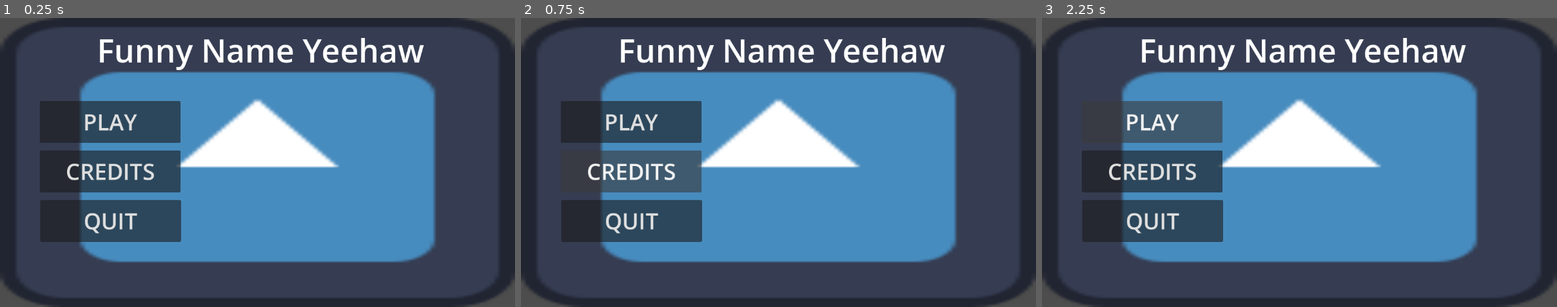
Above: before the commit, frames 1-3 (left to right).
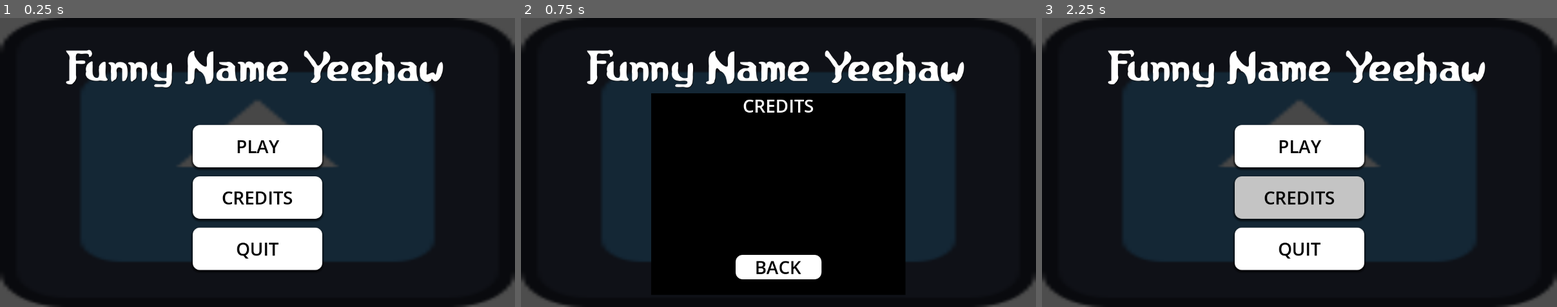
Above: after the commit, the same moments.

Repository: Quackstir/Game-Jam
Game: Godot game, scene res://Levels/Main Menu/main_menu.tscn
Two runs of this game, one before a commit and one after it. Both use one fixed random seed, a clock stepped at 60 frames per second and the inputs below. Before the commit the project starts from res://Levels/Main Menu/main menu.tscn. The engine's default icon, where the game draws it, is replaced by a stand-in: a white triangle on a blue panel in a dark square.
Inputs (mouse positions are in pixels of both pictures, inside the frame that each line leads up to):
- Up to frame 1 (0.25 s): no input
- Up to frame 2 (0.75 s): click "CREDITS" at 0.5 s
- Up to frame 3 (2.25 s): click (1299, 266) at 1.25 s, where only the run after the commit has a clickable "BACK"; click "PLAY" at 2 s

The runs differ from the first frame. In frame 1, 96% of the frame differs, in the area x 0-100%, y 0-100%; in frame 2, 98%; in frame 3, 96%.

Commit message:
Main Menu @ 80% Done
We just need to update the change scene code to Chris' level. I will make a credits png in photoshop that we can just slap into the credits menu.

Diff:
--- a/Global Game Jam 2026/GlobalGameJam2026/Levels/Main Menu/main menu.tscn
+++ /dev/null
@@ -1,85 +0,0 @@
-[gd_scene format=3 uid="uid://c4cr65i8gx575"]
-
-[ext_resource type="Script" uid="uid://leecs86224gh" path="res://Levels/Main Menu/main_menu.gd" id="1_wyw3g"]
-[ext_resource type="Texture2D" uid="uid://4q335xxs2p" path="res://icon.svg" id="2_5ridv"]
-
-[sub_resource type="Theme" id="Theme_wyw3g"]
-
-[node name="MainMenu" type="Node2D" unique_id=800898316]
-script = ExtResource("1_wyw3g")
-
-[node name="Control" type="Control" parent="." unique_id=921846705]
-layout_mode = 3
-anchors_preset = 15
-anchor_right = 1.0
-anchor_bottom = 1.0
-grow_horizontal = 2
-grow_vertical = 2
-
-[node name="TextureRect" type="TextureRect" parent="Control" unique_id=1150976948]
-layout_mode = 0
-offset_right = 1152.0
-offset_bottom = 648.0
-theme = SubResource("Theme_wyw3g")
-texture = ExtResource("2_5ridv")
-
-[node name="Play Button" type="Button" parent="Control/TextureRect" unique_id=253500274]
-layout_mode = 1
-anchors_preset = -1
-anchor_left = 0.07700001
-anchor_top = 0.287
-anchor_right = 0.351
-anchor_bottom = 0.432
-offset_left = 0.29599
-offset_top = 0.024002075
-offset_right = -0.35202026
-offset_bottom = 0.06399536
-theme_override_font_sizes/font_size = 50
-text = "PLAY"
-
-[node name="Credits Button" type="Button" parent="Control/TextureRect" unique_id=2063616123]
-layout_mode = 1
-anchors_preset = -1
-anchor_left = 0.07700001
-anchor_top = 0.45800003
-anchor_right = 0.351
-anchor_bottom = 0.60300004
-offset_left = 0.29599
-offset_top = 0.2159729
-offset_right = -0.35202026
-offset_bottom = 0.25598145
-theme_override_font_sizes/font_size = 50
-text = "CREDITS"
-
-[node name="Quit Button" type="Button" parent="Control/TextureRect" unique_id=973674663]
-layout_mode = 1
-anchors_preset = -1
-anchor_left = 0.078
-anchor_top = 0.63000005
-anchor_right = 0.35200003
-anchor_bottom = 0.77500004
-offset_left = 0.14399719
-offset_top = -0.24002075
-offset_right = -0.5040283
-offset_bottom = -0.2000122
-theme_override_font_sizes/font_size = 50
-text = "QUIT"
-
-[node name="Panel" type="Panel" parent="Control" unique_id=1286334199]
-layout_mode = 1
-anchors_preset = -1
-anchor_right = 1.0
-anchor_bottom = 1.0
-grow_horizontal = 2
-grow_vertical = 2
-
-[node name="Label" type="Label" parent="Control" unique_id=500915412]
-layout_mode = 0
-offset_left = 217.0
-offset_top = 23.0
-offset_right = 949.0
-offset_bottom = 122.0
-theme_override_font_sizes/font_size = 72
-text = "Funny Name Yeehaw"
-horizontal_alignment = 1
-vertical_alignment = 1
--- a/Global Game Jam 2026/GlobalGameJam2026/Levels/Main Menu/main_menu.gd
+++ b/Global Game Jam 2026/GlobalGameJam2026/Levels/Main Menu/main_menu.gd
@@ -1,6 +1,28 @@
-extends Node2D
+extends Control
+@onready var main_buttons: VBoxContainer = $"Main Buttons"
+@onready var credits: Panel = $Credits
+@onready var back_button: Button = $"Credits/Back Button"
 
 
 # Called when the node enters the scene tree for the first time.
 func _ready() -> void:
-	pass # Replace with function body.
+	main_buttons.visible = true
+	credits.visible = false
+
+
+func _on_play_button_pressed() -> void:
+	get_tree().change_scene_to_file("res://Levels/Main Menu/main_menu.tscn")
+
+
+func _on_credits_button_pressed() -> void:
+	main_buttons.visible = false
+	credits.visible = true
+
+
+func _on_quit_button_pressed() -> void:
+	get_tree().quit()
+
+
+func _on_back_button_pressed() -> void:
+	main_buttons.visible = true
+	credits.visible = false
--- /dev/null
+++ b/Global Game Jam 2026/GlobalGameJam2026/Levels/Main Menu/main_menu.tscn
@@ -0,0 +1,187 @@
+[gd_scene format=3 uid="uid://dif6ladeu681i"]
+
+[ext_resource type="Script" uid="uid://leecs86224gh" path="res://Levels/Main Menu/main_menu.gd" id="1_e2pmq"]
+[ext_resource type="Texture2D" uid="uid://4q335xxs2p" path="res://icon.svg" id="2_rjeep"]
+[ext_resource type="FontFile" uid="uid://cbrddtp1701de" path="res://Levels/Main Menu/Medieval Scroll of Wisdom.ttf" id="3_3foys"]
+
+[sub_resource type="StyleBoxTexture" id="StyleBoxTexture_wqh7t"]
+texture = ExtResource("2_rjeep")
+modulate_color = Color(0.27752772, 0.27752772, 0.27752772, 1)
+
+[sub_resource type="StyleBoxFlat" id="StyleBoxFlat_e2pmq"]
+bg_color = Color(1, 1, 1, 1)
+corner_radius_top_left = 16
+corner_radius_top_right = 16
+corner_radius_bottom_right = 16
+corner_radius_bottom_left = 16
+shadow_size = 5
+shadow_offset = Vector2(0, 3)
+
+[sub_resource type="StyleBoxFlat" id="StyleBoxFlat_rjeep"]
+bg_color = Color(0.47657818, 0.47657818, 0.47657818, 1)
+corner_radius_top_left = 16
+corner_radius_top_right = 16
+corner_radius_bottom_right = 16
+corner_radius_bottom_left = 16
+shadow_size = 5
+shadow_offset = Vector2(0, 3)
+
+[sub_resource type="StyleBoxFlat" id="StyleBoxFlat_3foys"]
+bg_color = Color(0.7694324, 0.7694324, 0.7694324, 1)
+corner_radius_top_left = 16
+corner_radius_top_right = 16
+corner_radius_bottom_right = 16
+corner_radius_bottom_left = 16
+shadow_size = 5
+shadow_offset = Vector2(0, 3)
+
+[sub_resource type="StyleBoxEmpty" id="StyleBoxEmpty_rjeep"]
+
+[sub_resource type="StyleBoxFlat" id="StyleBoxFlat_wqh7t"]
+bg_color = Color(0, 0, 0, 1)
+
+[node name="Main Menu" type="Control" unique_id=950914087]
+layout_mode = 3
+anchors_preset = 15
+anchor_right = 1.0
+anchor_bottom = 1.0
+grow_horizontal = 2
+grow_vertical = 2
+script = ExtResource("1_e2pmq")
+
+[node name="Panel" type="Panel" parent="." unique_id=1472195349]
+layout_mode = 1
+anchors_preset = 15
+anchor_right = 1.0
+anchor_bottom = 1.0
+grow_horizontal = 2
+grow_vertical = 2
+theme_override_styles/panel = SubResource("StyleBoxTexture_wqh7t")
+
+[node name="Main Buttons" type="VBoxContainer" parent="." unique_id=205699472]
+layout_mode = 1
+anchors_preset = 8
+anchor_left = 0.5
+anchor_top = 0.5
+anchor_right = 0.5
+anchor_bottom = 0.5
+offset_left = -145.25
+offset_top = -83.75
+offset_right = 145.25
+offset_bottom = 241.75
+grow_horizontal = 2
+grow_vertical = 2
+theme_override_constants/separation = 20
+
+[node name="Play Button" type="Button" parent="Main Buttons" unique_id=1595329885]
+layout_mode = 2
+size_flags_vertical = 3
+theme_override_colors/font_color = Color(0, 0, 0, 1)
+theme_override_colors/font_pressed_color = Color(0, 0, 0, 1)
+theme_override_colors/font_hover_color = Color(0, 0, 0, 1)
+theme_override_font_sizes/font_size = 40
+theme_override_styles/normal = SubResource("StyleBoxFlat_e2pmq")
+theme_override_styles/pressed = SubResource("StyleBoxFlat_rjeep")
+theme_override_styles/hover = SubResource("StyleBoxFlat_3foys")
+theme_override_styles/focus = SubResource("StyleBoxEmpty_rjeep")
+text = "PLAY"
+
+[node name="Credits Button" type="Button" parent="Main Buttons" unique_id=609688673]
+layout_mode = 2
+size_flags_vertical = 3
+theme_override_colors/font_color = Color(0, 0, 0, 1)
+theme_override_colors/font_pressed_color = Color(0, 0, 0, 1)
+theme_override_colors/font_hover_color = Color(0, 0, 0, 1)
+theme_override_font_sizes/font_size = 40
+theme_override_styles/normal = SubResource("StyleBoxFlat_e2pmq")
+theme_override_styles/pressed = SubResource("StyleBoxFlat_rjeep")
+theme_override_styles/hover = SubResource("StyleBoxFlat_3foys")
+theme_override_styles/focus = SubResource("StyleBoxEmpty_rjeep")
+text = "CREDITS"
+
+[node name="Quit Button" type="Button" parent="Main Buttons" unique_id=517170479]
+layout_mode = 2
+size_flags_vertical = 3
+theme_override_colors/font_color = Color(0, 0, 0, 1)
+theme_override_colors/font_pressed_color = Color(0, 0, 0, 1)
+theme_override_colors/font_hover_color = Color(0, 0, 0, 1)
+theme_override_font_sizes/font_size = 40
+theme_override_styles/normal = SubResource("StyleBoxFlat_e2pmq")
+theme_override_styles/pressed = SubResource("StyleBoxFlat_rjeep")
+theme_override_styles/hover = SubResource("StyleBoxFlat_3foys")
+theme_override_styles/focus = SubResource("StyleBoxEmpty_rjeep")
+text = "QUIT"
+
+[node name="Label" type="Label" parent="." unique_id=1746757139]
+layout_mode = 1
+anchors_preset = 8
+anchor_left = 0.5
+anchor_top = 0.5
+anchor_right = 0.5
+anchor_bottom = 0.5
+offset_left = -421.5
+offset_top = -220.0
+offset_right = 421.5
+offset_bottom = -121.0
+grow_horizontal = 2
+grow_vertical = 2
+theme_override_colors/font_shadow_color = Color(0, 0, 0, 0.78039217)
+theme_override_fonts/font = ExtResource("3_3foys")
+theme_override_font_sizes/font_size = 72
+text = "Funny Name Yeehaw"
+
+[node name="Credits" type="Panel" parent="." unique_id=1069826396]
+layout_mode = 1
+anchors_preset = 8
+anchor_left = 0.5
+anchor_top = 0.5
+anchor_right = 0.5
+anchor_bottom = 0.5
+offset_left = -285.0
+offset_top = -155.0
+offset_right = 284.5
+offset_bottom = 297.0
+grow_horizontal = 2
+grow_vertical = 2
+theme_override_styles/panel = SubResource("StyleBoxFlat_wqh7t")
+
+[node name="Label" type="Label" parent="Credits" unique_id=2071506078]
+layout_mode = 1
+anchors_preset = 5
+anchor_left = 0.5
+anchor_right = 0.5
+offset_left = -20.0
+offset_right = 20.0
+offset_bottom = 23.0
+grow_horizontal = 2
+theme_override_font_sizes/font_size = 40
+text = "CREDITS"
+
+[node name="Back Button" type="Button" parent="Credits" unique_id=1922229915]
+layout_mode = 1
+anchors_preset = 8
+anchor_left = 0.5
+anchor_top = 0.5
+anchor_right = 0.5
+anchor_bottom = 0.5
+offset_left = -95.75
+offset_top = 135.5
+offset_right = 96.5
+offset_bottom = 190.5
+grow_horizontal = 2
+grow_vertical = 2
+size_flags_vertical = 3
+theme_override_colors/font_color = Color(0, 0, 0, 1)
+theme_override_colors/font_pressed_color = Color(0, 0, 0, 1)
+theme_override_colors/font_hover_color = Color(0, 0, 0, 1)
+theme_override_font_sizes/font_size = 40
+theme_override_styles/normal = SubResource("StyleBoxFlat_e2pmq")
+theme_override_styles/pressed = SubResource("StyleBoxFlat_rjeep")
+theme_override_styles/hover = SubResource("StyleBoxFlat_3foys")
+theme_override_styles/focus = SubResource("StyleBoxEmpty_rjeep")
+text = "BACK"
+
+[connection signal="pressed" from="Main Buttons/Play Button" to="." method="_on_play_button_pressed"]
+[connection signal="pressed" from="Main Buttons/Credits Button" to="." method="_on_credits_button_pressed"]
+[connection signal="pressed" from="Main Buttons/Quit Button" to="." method="_on_quit_button_pressed"]
+[connection signal="pressed" from="Credits/Back Button" to="." method="_on_back_button_pressed"]
--- a/Global Game Jam 2026/GlobalGameJam2026/project.godot
+++ b/Global Game Jam 2026/GlobalGameJam2026/project.godot
@@ -11,7 +11,7 @@
 [application]
 
 config/name="GlobalGameJam2026"
-run/main_scene="uid://c4cr65i8gx575"
+run/main_scene="uid://dif6ladeu681i"
 config/features=PackedStringArray("4.6", "Forward Plus")
 config/icon="res://icon.svg"
 
Binary file added: Global Game Jam 2026/GlobalGameJam2026/Levels/Main Menu/Medieval Scroll of Wisdom.ttf
Not shown, added: Global Game Jam 2026/GlobalGameJam2026/Levels/Main Menu/Medieval Scroll of Wisdom.ttf.import
